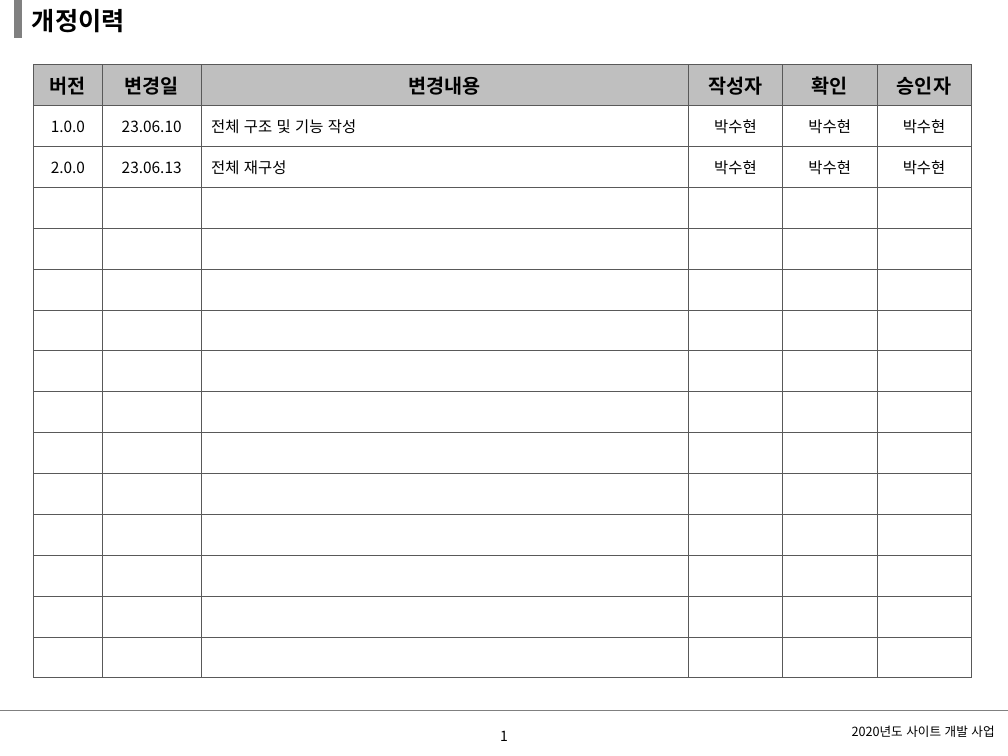
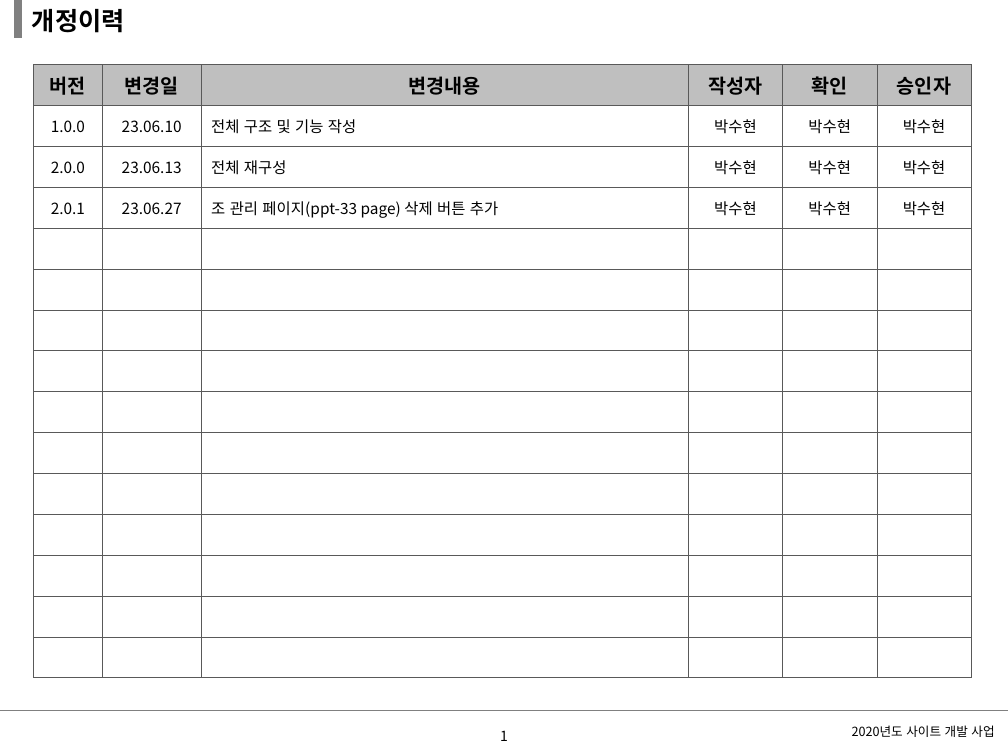
Before and after one commit to hyun5292/React, a slide deck: slide 2 of smart-tracking-game/smart-tracking-game-client/public/assets/스마트한_추적놀이_스토리보드.pptx. Drawn at 1008x756 pixels with LibreOffice and Linux fonts; fonts in the diff are those of the drawing. Boxes give left, top, right and bottom in pixels: in the first picture for what was removed or moved away, otherwise in the second. Text is boxed around its words. In the diff, an @@ line names an element or a change of style, - is before the commit and + after.

```diff
--- a/smart-tracking-game/smart-tracking-game-client/public/assets/스마트한_추적놀이_스토리보드.pptx
+++ b/smart-tracking-game/smart-tracking-game-client/public/assets/스마트한_추적놀이_스토리보드.pptx
@@ table at box(33, 65, 972, 677) @@
+row 4: 2.0.1 | 23.06.27 | 조 관리 페이지(ppt-33 page) 삭제 버튼 추가 | 박수현 | 박수현 | 박수현
-row 15:  |  |  |  |  | 
```
Also in this commit, not shown: 1 other slide changed, 1 other file.
